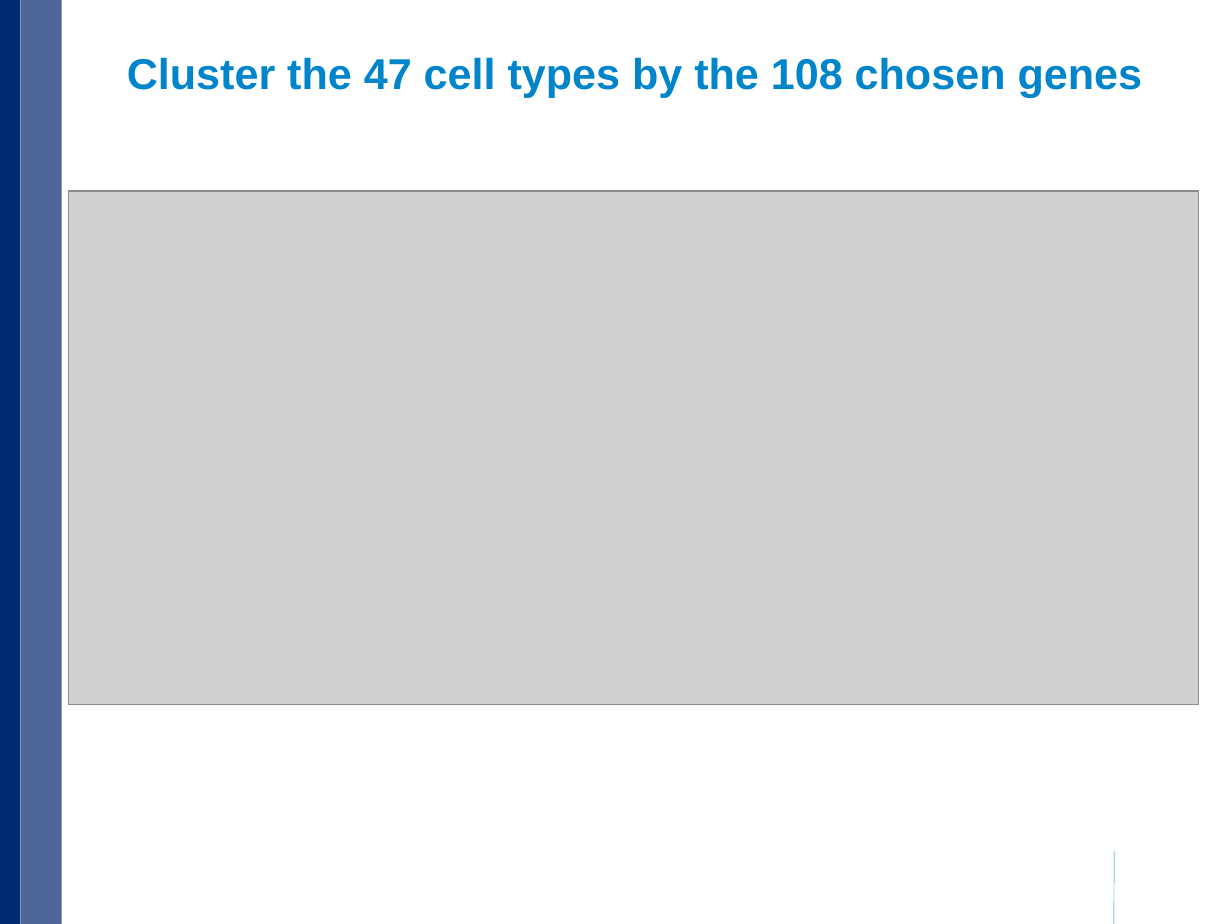
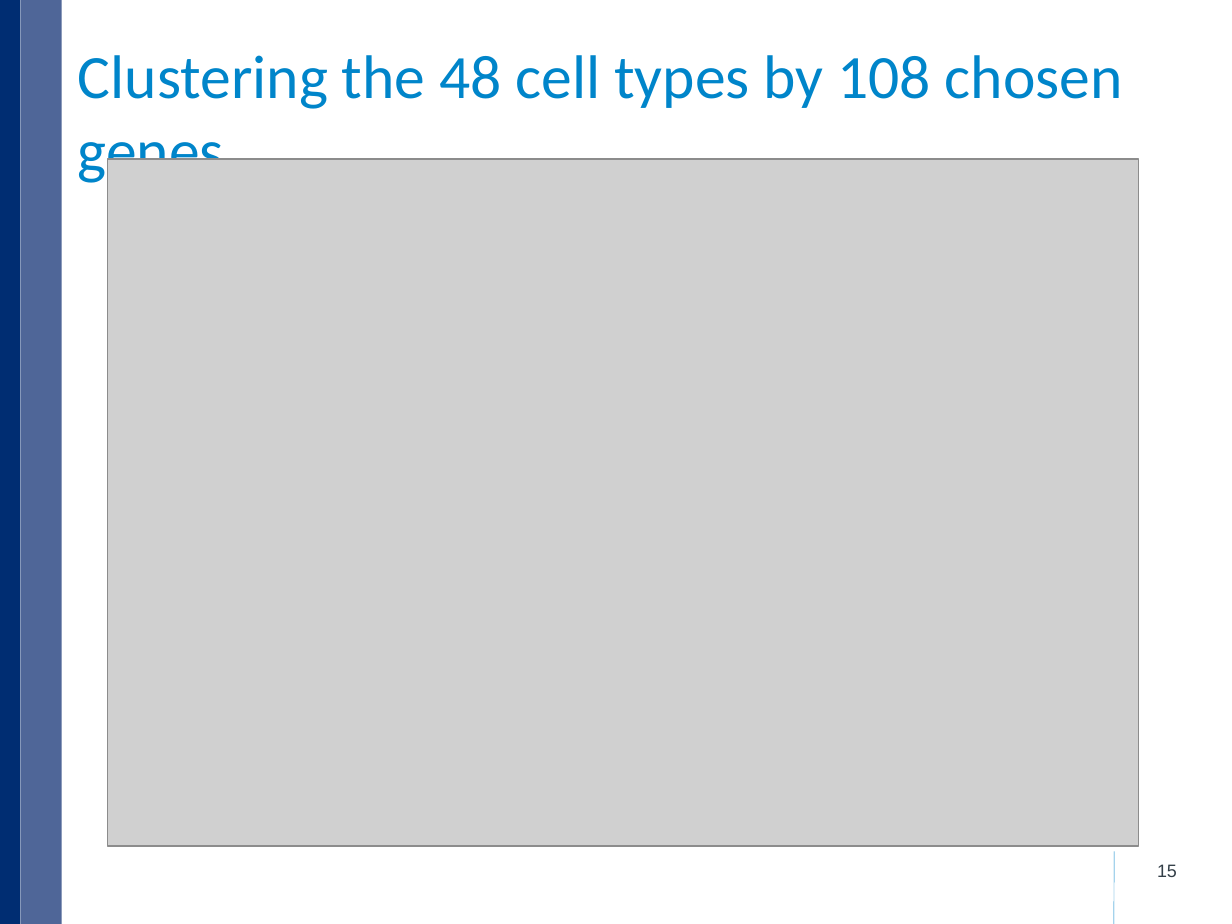
Before and after one commit to xulong82/pmca, a slide deck: slide 15 of pmca_current.pptx (slide 12 before the commit). Drawn at 1232x924 pixels with LibreOffice and Linux fonts; fonts in the diff are those of the drawing; grey boxes stand for pictures; background and template pictures are left out. Boxes give left, top, right and bottom in pixels: in the first picture for what was removed or moved away, otherwise in the second. Text is boxed around its words. In the diff, an @@ line names an element or a change of style, - is before the commit and + after.

```diff
--- a/pmca_current.pptx
+++ b/pmca_current.pptx
@@ title at (x1=78, y1=55, x2=1123, y2=187): text changed; size 25.2 to 36 pt; font Arial to Calibri; bold off @@
-Cluster the 47 cell types by the 108 chosen genes
+Clustering the 48 cell types by 108 chosen genes
@@ picture resized from (x1=68, y1=191, x2=1198, y2=705) to (x1=107, y1=159, x2=1138, y2=846) @@
@@ page number added at (x1=1157, y1=864, x2=1177, y2=877), 10.5 pt, text #333F48 @@
+15
```
Also in this commit, not shown: 1 other slide changed, 23 slides added, 13 slides removed, 24 other files.
